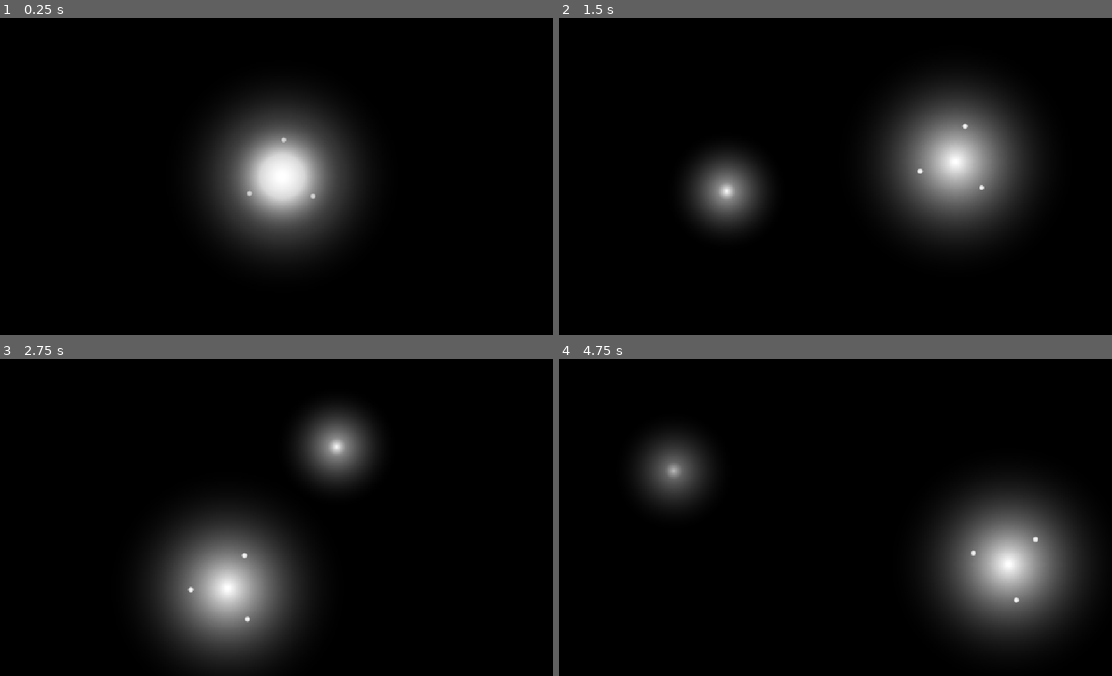
Above: before the commit, frames 1-4 (two rows, left to right).
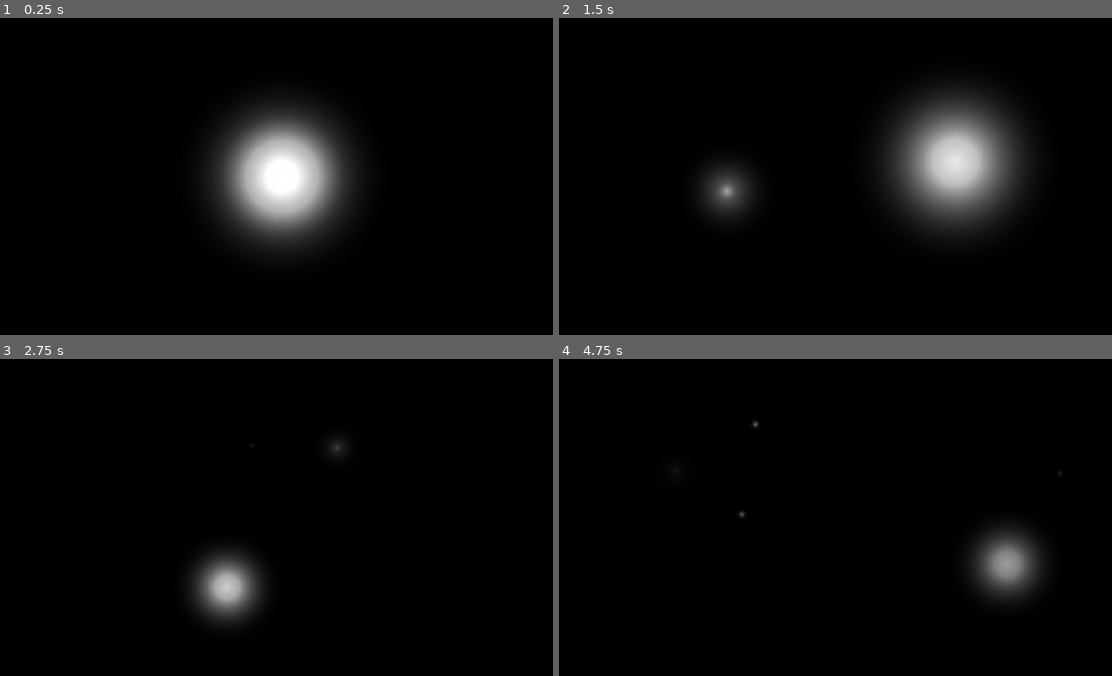
Above: after the commit, the same moments.

Repository: Auriosi/LostGame
Game: Godot game, scene res://Game.tscn
The game is run twice, just before and just after one commit, with the same random seed, the same clock (stepped at 60 frames per second) and the same inputs. Before the commit the project starts from res://player.tscn.
Inputs (mouse positions are in pixels of both pictures, inside the frame that each line leads up to):
- Up to frame 1 (0.25 s): no input
- Up to frame 2 (1.5 s): move the mouse to (962, 160) at 0.52 s; hold D 0.53-1.28 s; tap Space (Conceal, bound only after the commit) at 0.6 s; tap Mouse wheel up (Zoom In, bound only after the commit) at 0.8, 1.35 s; move the mouse to (730, 192) at 1.27 s; hold S from 1.28 s (still down)
- Up to frame 3 (2.75 s): tap Mouse wheel down (Zoom Out, bound only after the commit) at 1.55, 2.1 s; move the mouse to (337, 447) at 2.02 s; release S at 2.03 s; hold D from 2.03 s (still down); tap Space (Conceal, bound only after the commit) at 2.3 s
- Up to frame 4 (4.75 s): tap Enter at 2.75 s; move the mouse to (813, 580) at 2.77 s; release D at 2.78 s; hold W 2.78-3.53 s; tap Space (Conceal, bound only after the commit) at 2.85, 4.55 s; tap Mouse wheel up (Zoom In, bound only after the commit) at 3.05, 3.6 s; move the mouse to (1012, 565) at 3.52 s; hold A from 3.53 s (still down); tap Mouse wheel down (Zoom Out, bound only after the commit) at 3.8, 4.35 s; move the mouse to (669, 469) at 4.27 s

The runs differ from the first frame. In frame 1, 2.8% of the frame differs, in the area x 42-60%, y 34-66%; in frame 2, 2.8%; in frame 3, 14%, in the area x 27-68%, y 15-98%; in frame 4, 13%.

Commit message:
Test
I've added Aspect Animation, and Concealment

Diff:
--- /dev/null
+++ b/Aspect.tscn
@@ -0,0 +1,59 @@
+[gd_scene format=3 uid="uid://cbv62wg4caqjc"]
+
+[ext_resource type="Script" uid="uid://df4y527r1dcu4" path="res://aspect.gd" id="1_buvuw"]
+
+[sub_resource type="Gradient" id="Gradient_wbfu4"]
+colors = PackedColorArray(1, 1, 1, 1, 0, 0, 0, 0)
+
+[sub_resource type="GradientTexture2D" id="GradientTexture2D_qsuaf"]
+gradient = SubResource("Gradient_wbfu4")
+fill = 1
+fill_from = Vector2(0.5, 0.5)
+fill_to = Vector2(0.5, 1)
+
+[sub_resource type="Gradient" id="Gradient_xkndl"]
+colors = PackedColorArray(1, 1, 1, 1, 0, 0, 0, 0)
+
+[sub_resource type="GradientTexture2D" id="GradientTexture2D_wb4oo"]
+gradient = SubResource("Gradient_xkndl")
+fill = 1
+fill_from = Vector2(0.5, 0.5)
+fill_to = Vector2(0.5, 1)
+
+[sub_resource type="Gradient" id="Gradient_dw3l3"]
+offsets = PackedFloat32Array(0, 0.50555557, 1)
+colors = PackedColorArray(1, 1, 1, 0, 1, 1, 1, 0.48200002, 1, 1, 1, 0)
+
+[sub_resource type="GradientTexture1D" id="GradientTexture1D_s1fef"]
+gradient = SubResource("Gradient_dw3l3")
+width = 128
+
+[sub_resource type="CircleShape2D" id="CircleShape2D_buvuw"]
+
+[node name="Aspect" type="Node2D" unique_id=891206100]
+script = ExtResource("1_buvuw")
+
+[node name="Light" type="Sprite2D" parent="." unique_id=124056658]
+texture = SubResource("GradientTexture2D_qsuaf")
+
+[node name="PointLight2D" type="PointLight2D" parent="Light" unique_id=871393954]
+position = Vector2(0, 4)
+texture = SubResource("GradientTexture2D_wb4oo")
+
+[node name="Horizontal Light" type="Sprite2D" parent="." unique_id=1481030507]
+scale = Vector2(0.5, 0.5)
+texture = SubResource("GradientTexture1D_s1fef")
+
+[node name="Vertical Light" type="Sprite2D" parent="." unique_id=1825477331]
+rotation = 1.5707964
+scale = Vector2(0.5, 0.5)
+texture = SubResource("GradientTexture1D_s1fef")
+
+[node name="Area2D" type="Area2D" parent="." unique_id=449040268]
+
+[node name="CollisionShape2D" type="CollisionShape2D" parent="Area2D" unique_id=2083570053]
+position = Vector2(0, 1.245)
+shape = SubResource("CircleShape2D_buvuw")
+
+[connection signal="area_entered" from="Area2D" to="." method="_on_area_2d_area_entered"]
+[connection signal="area_exited" from="Area2D" to="." method="_on_area_2d_area_exited"]
--- a/Game.tscn
+++ b/Game.tscn
@@ -1,6 +1,7 @@
 [gd_scene format=3 uid="uid://cuhpq2c2toh5n"]
 
-[ext_resource type="PackedScene" uid="uid://d0nnovlwvrq2x" path="res://player.tscn" id="1_wbfu4"]
+[ext_resource type="PackedScene" uid="uid://d0nnovlwvrq2x" path="res://Player.tscn" id="1_wbfu4"]
+[ext_resource type="PackedScene" uid="uid://cbv62wg4caqjc" path="res://Aspect.tscn" id="2_xkndl"]
 
 [node name="Game" type="Node2D" unique_id=803513325]
 
@@ -8,3 +9,12 @@
 color = Color(0, 0, 0, 1)
 
 [node name="Player" parent="." unique_id=825249305 instance=ExtResource("1_wbfu4")]
+
+[node name="Aspect" parent="." unique_id=891206100 instance=ExtResource("2_xkndl")]
+position = Vector2(-699, -528)
+
+[node name="Aspect2" parent="." unique_id=1473109528 instance=ExtResource("2_xkndl")]
+position = Vector2(-749, -196)
+
+[node name="Aspect3" parent="." unique_id=1102357904 instance=ExtResource("2_xkndl")]
+position = Vector2(423, -348)
--- /dev/null
+++ b/aspect.gd
@@ -0,0 +1,43 @@
+extends Node2D
+
+var Player_In_Range = false
+
+@onready var Player = $"../Player"
+
+@onready var Light = $Light/PointLight2D
+
+@onready var Light_Image = $Light
+@onready var Hori_Light = $"Horizontal Light"
+@onready var Vert_Light = $"Vertical Light"
+
+var falloff = 3
+
+
+var flare_given = false
+
+func _ready():
+	Light.color = Color(1,1,1,randf_range(0.25, 1))
+	Light_Image.modulate = Color(1,1,1,randf_range(0.25, 1))
+	Hori_Light.modulate = Color(1,1,1,randf_range(0.25, 1))
+	Vert_Light.modulate = Color(1,1,1,randf_range(0.25, 1))
+
+func _process(delta):
+	if Player_In_Range == true:
+		if Light.energy > 0:
+			Light.energy += falloff * delta
+			falloff -= 10 * delta
+			if Light.energy < 1:
+				if flare_given == false:
+					Player.flares += 1
+					flare_given = true
+				Light_Image.modulate = Color(1,1,1,Light.energy)
+				Hori_Light.modulate = Color(1,1,1,Light.energy)
+				Vert_Light.modulate = Color(1,1,1,Light.energy)
+		else:
+			queue_free()
+
+func _on_area_2d_area_entered(_area: Area2D):
+	Player_In_Range = true
+
+func _on_area_2d_area_exited(_area: Area2D):
+	pass#Player_In_Range = false
--- a/player.gd
+++ b/player.gd
@@ -8,67 +8,100 @@
 var vertical_acceleration = 0
 var vertical_acceleration_target = 0
 
-var Mouse = Vector2(0,0)
-
-var charges = 3
-
-var Light = 1
+var mouse = Vector2(0,0)
+
+var flares = 0
+
+var flare_1_position_target = 0
+var flare_2_position_target = 0
+var flare_3_position_target = 0
+
+var flare_1_active = false
+var flare_2_active = false
+var flare_3_active = false
+
+var flare_1_fade_in = 0
+var flare_2_fade_in = 0
+var flare_3_fade_in = 0
+
+var light = 1
+
+var target_Zoom = Vector2(1,1)
+var current_Zoom = Vector2(1,1)
+
+var Conceal = false
+
+var Concealment = 1
+
+var Concealment_Slowdown = 0.25
 
 @onready var Camera = $Camera2D
 
 @onready var Flare_1 = $"Flare Ring/Flare Charge 1"
+@onready var Flare_1_Light = $"Flare Ring/Flare Charge 1/PointLight2D"
 @onready var Flare_2 = $"Flare Ring/Flare Charge 2"
+@onready var Flare_2_Light = $"Flare Ring/Flare Charge 2/PointLight2D"
 @onready var Flare_3 = $"Flare Ring/Flare Charge 3"
-
-@onready var Mouse_Light = $"Mouse Light"
+@onready var Flare_3_Light = $"Flare Ring/Flare Charge 3/PointLight2D"
+
+@onready var Player_Light = $"Player Image/Player Light"
+@onready var Mouse_Light_Image = $"Mouse Light/Light Image"
+@onready var Mouse_Light = $"Mouse Light/Light Image/Player Light"
+
+@onready var Mouse = $"Mouse Light"
+
+@onready var Mouse_Area_2D = $"Mouse Light/Mouse Area 2D"
+@onready var Interaction_Area_2D = $"Interaction Area 2D"
 
 func _process(delta):
 	_player_movement(delta)
 	_player_camera()
 	_player_charges(delta)
 	_player_mouse()
+	_player_zoom(delta)
+	_Conceal(delta)
 # Deals with the player's movement and acceleration
 func _player_movement(delta):
 	# To Determine the speed the player is going.
 	if Input.is_key_pressed(KEY_W) && Input.is_key_pressed(KEY_A):
-		vertical_speed = -2.8
-		horizontal_speed = -2.8
-		horizontal_acceleration_target = -2.8
-		vertical_acceleration_target = -2.8
+		vertical_speed = -2.8 * Concealment_Slowdown
+		horizontal_speed = -2.8 * Concealment_Slowdown
+		horizontal_acceleration_target = -2.8 * Concealment_Slowdown
+		vertical_acceleration_target = -2.8 * Concealment_Slowdown
 	if Input.is_key_pressed(KEY_A) && Input.is_key_pressed(KEY_S):
-		horizontal_speed = -2.8
-		vertical_speed = 2.8
-		horizontal_acceleration_target = -2.8
-		vertical_acceleration_target = 2.8
+		horizontal_speed = -2.8 * Concealment_Slowdown
+		vertical_speed = 2.8 * Concealment_Slowdown
+		horizontal_acceleration_target = -2.8 * Concealment_Slowdown
+		vertical_acceleration_target = 2.8 * Concealment_Slowdown
 	if Input.is_key_pressed(KEY_D) && Input.is_key_pressed(KEY_W):
-		horizontal_speed = 2.8
-		vertical_speed = -2.8
-		horizontal_acceleration_target = 2.8
-		vertical_acceleration_target = -2.8
+		horizontal_speed = 2.8 * Concealment_Slowdown
+		vertical_speed = -2.8 * Concealment_Slowdown
+		horizontal_acceleration_target = 2.8 * Concealment_Slowdown
+		vertical_acceleration_target = -2.8 * Concealment_Slowdown
 	if Input.is_key_pressed(KEY_S) && Input.is_key_pressed(KEY_D):
-		vertical_speed = 2.8
-		horizontal_speed = 2.8
-		horizontal_acceleration_target = 2.8
-		vertical_acceleration_target = 2.8
+		vertical_speed = 2.8 * Concealment_Slowdown
+		horizontal_speed = 2.8 * Concealment_Slowdown
+		horizontal_acceleration_target = 2.8 * Concealment_Slowdown
+		vertical_acceleration_target = 2.8 * Concealment_Slowdown
 	if Input.is_key_pressed(KEY_W) && Input.is_key_pressed(KEY_A) == false && Input.is_key_pressed(KEY_S) == false && Input.is_key_pressed(KEY_D) == false:
 		horizontal_speed = 0
-		vertical_speed = -4
+		vertical_speed = -4 * Concealment_Slowdown
 		horizontal_acceleration_target = 0
-		vertical_acceleration_target = -4
+		vertical_acceleration_target = -4 * Concealment_Slowdown
 	if Input.is_key_pressed(KEY_S) && Input.is_key_pressed(KEY_W) == false && Input.is_key_pressed(KEY_D) == false && Input.is_key_pressed(KEY_A) == false:
 		horizontal_speed = 0
-		vertical_speed = 4
+		vertical_speed = 4 * Concealment_Slowdown
 		horizontal_acceleration_target = 0
-		vertical_acceleration_target = 4
+		vertical_acceleration_target = 4 * Concealment_Slowdown
 	if Input.is_key_pressed(KEY_A) && Input.is_key_pressed(KEY_W) == false && Input.is_key_pressed(KEY_S) == false && Input.is_key_pressed(KEY_D) == false:
-		horizontal_speed = -4
+		horizontal_speed = -4 * Concealment_Slowdown
 		vertical_speed = 0
-		horizontal_acceleration_target = -4
+		horizontal_acceleration_target = -4 * Concealment_Slowdown
 		vertical_acceleration_target = 0
 	if Input.is_key_pressed(KEY_D) && Input.is_key_pressed(KEY_W) == false && Input.is_key_pressed(KEY_S) == false && Input.is_key_pressed(KEY_A) == false:
-		horizontal_speed = 4
+		horizontal_speed = 4 * Concealment_Slowdown
 		vertical_speed = 0
-		horizontal_acceleration_target = 4
+		horizontal_acceleration_target = 4 * Concealment_Slowdown
 		vertical_acceleration_target = 0
 	if Input.is_key_pressed(KEY_W) == false && Input.is_key_pressed(KEY_A) == false && Input.is_key_pressed(KEY_S) == false && Input.is_key_pressed(KEY_D) == false:
 		horizontal_speed = 0
@@ -77,60 +110,148 @@
 		vertical_acceleration_target = 0
 	# To calculate the speed and acceleration the player will use.
 	if horizontal_acceleration_target > 0:
-		horizontal_acceleration += horizontal_speed * delta * 2
+		horizontal_acceleration += horizontal_speed * delta * 2 * Concealment_Slowdown
 		if horizontal_acceleration > horizontal_acceleration_target:
 			horizontal_acceleration -= horizontal_speed * delta * 2
 	if horizontal_acceleration_target < 0:
-		horizontal_acceleration += horizontal_speed * delta * 2
+		horizontal_acceleration += horizontal_speed * delta * 2 * Concealment_Slowdown
 		if horizontal_acceleration < horizontal_acceleration_target:
 			horizontal_acceleration -= horizontal_speed * delta * 2
 	if horizontal_acceleration_target == 0:
 		if horizontal_acceleration > 0:
-			horizontal_acceleration -= horizontal_acceleration * delta
+			horizontal_acceleration -= horizontal_acceleration * delta * 2
 		if horizontal_acceleration < 0:
-			horizontal_acceleration += abs(horizontal_acceleration) * delta
+			horizontal_acceleration += abs(horizontal_acceleration) * delta * 2
 	if vertical_acceleration_target > 0:
-		vertical_acceleration += vertical_speed * delta * 2
+		vertical_acceleration += vertical_speed * delta * 2 * Concealment_Slowdown
 		if vertical_acceleration > vertical_acceleration_target:
 			vertical_acceleration -= vertical_speed * delta * 2
 	if vertical_acceleration_target < 0:
-		vertical_acceleration += vertical_speed * delta * 2
+		vertical_acceleration += vertical_speed * delta * 2 * Concealment_Slowdown
 		if vertical_acceleration < vertical_acceleration_target:
 			vertical_acceleration -= vertical_speed * delta * 2
 	if vertical_acceleration_target == 0:
 		if vertical_acceleration > 0:
-			vertical_acceleration -= vertical_acceleration * delta
+			vertical_acceleration -= vertical_acceleration * delta * 2
 		if vertical_acceleration < 0:
-			vertical_acceleration += abs(horizontal_acceleration) * delta
+			vertical_acceleration += abs(horizontal_acceleration) * delta * 2
 	# Attaching acceleration to player position
 	position.x += horizontal_acceleration
 	position.y += vertical_acceleration
 # Deals with the player's camera
 func _player_camera():
-	Mouse = get_global_mouse_position()
-	Camera.position.x = ( (Mouse.x - position.x) / 2)
-	Camera.position.y = ( (Mouse.y - position.y) / 2)
+	mouse = get_global_mouse_position()
+	Camera.position.x = ( (mouse.x - position.x) / 2)
+	Camera.position.y = ( (mouse.y - position.y) / 2)
 # Deals with the light charge animation
 func _player_charges(delta):
-	$"Flare Ring".rotation_degrees += 10 * delta
-	if charges == 1:
+	$"Flare Ring".rotation_degrees += 30 * delta
+	if flares == 1:
 		Flare_1.visible = true
 		Flare_2.visible = false
 		Flare_3.visible = false
-	if charges == 2:
+		if Conceal == false:
+			flare_1_active = true
+	if flares == 2:
+		flare_2_position_target = Vector2(0, 75)
+		Flare_2.position = flare_2_position_target
 		Flare_1.visible = true
 		Flare_2.visible = true
 		Flare_3.visible = false
-	if charges == 3:
+		if Conceal == false:
+			flare_1_active = true
+			flare_2_active = true
+	if flares == 3:
+		flare_2_position_target = Vector2(-65, 37.5)
+		flare_3_position_target = Vector2(65, 37.5)
+		if Flare_2.position != flare_2_position_target:
+			Flare_2.position -= ( (Flare_2.position - flare_2_position_target) ) * delta
 		Flare_1.visible = true
 		Flare_2.visible = true
 		Flare_3.visible = true
+		if Conceal == false:
+			flare_1_active = true
+			flare_2_active = true
+			flare_3_active = true
+	if flare_1_active == true:
+		if flare_1_fade_in < 1:
+			Flare_1.modulate = Color(1,1,1,flare_1_fade_in)
+			Flare_1_Light.color = Color(1,1,1,flare_1_fade_in)
+			flare_1_fade_in += 1 * delta
+	elif flare_1_active == false:
+		if flare_1_fade_in > 0:
+			Flare_1.modulate = Color(1,1,1,flare_1_fade_in)
+			Flare_1_Light.color = Color(1,1,1,flare_1_fade_in)
+			flare_1_fade_in -= 5 * delta
+	if flare_2_active == true:
+		if flare_2_fade_in < 1:
+			Flare_2.modulate = Color(1,1,1,flare_2_fade_in)
+			Flare_2_Light.color = Color(1,1,1,flare_2_fade_in)
+			flare_2_fade_in += 1 * delta
+	elif flare_2_active == false:
+		if flare_2_fade_in > 0:
+			Flare_2.modulate = Color(1,1,1,flare_2_fade_in)
+			Flare_2_Light.color = Color(1,1,1,flare_2_fade_in)
+			flare_2_fade_in -= 5 * delta
+	if flare_3_active == true:
+		if flare_3_fade_in < 1:
+			Flare_3.modulate = Color(1,1,1,flare_3_fade_in)
+			Flare_3_Light.color = Color(1,1,1,flare_3_fade_in)
+			flare_3_fade_in += 1 * delta
+	elif flare_3_active == false:
+		if flare_3_fade_in > 0:
+			Flare_3.modulate = Color(1,1,1,flare_3_fade_in)
+			Flare_3_Light.color = Color(1,1,1,flare_3_fade_in)
+			flare_3_fade_in -= 5 * delta
 # Deals with the player's mouse light
 func _player_mouse():
-	print(1000 / abs(Mouse.x - position.x))
-	Light = 500 / abs(Mouse.x - position.x)
-	if Light > 1:
-		Mouse_Light.modulate = Color(1,1,1,1)
+	light = 500 / (abs(mouse.x - position.x) + abs(mouse.y - position.y) )
+	if light > 1:
+		Mouse.modulate = Color(1,1,1,1)
 	else:
-		Mouse_Light.modulate = Color(1,1,1,Light)
-	Mouse_Light.position = get_global_mouse_position() - position
+		Mouse.modulate = Color(1,1,1,light)
+	Mouse.position = get_global_mouse_position() - position
+# Deals with the player's zoom mechanic
+func _player_zoom(delta):
+	if Input.is_action_just_pressed("Zoom Out"):
+		if target_Zoom.x > 0.25:
+			target_Zoom += Vector2(-0.25,-0.25)
+	if Input.is_action_just_pressed("Zoom In"):
+		if target_Zoom.x < 1:
+			target_Zoom += Vector2(0.25,0.25)
+	if current_Zoom > target_Zoom:
+		current_Zoom += (target_Zoom - current_Zoom) * delta * 4
+	elif current_Zoom < target_Zoom:
+		current_Zoom += (target_Zoom - current_Zoom) * delta * 4
+	Camera.zoom = current_Zoom
+# Deals with the player's conceal mechanic
+func _Conceal(delta):
+	if Input.is_action_just_pressed("Conceal"):
+		Conceal = true
+	if Input.is_action_just_released("Conceal"):
+		Conceal = false
+	if Conceal == true:
+		if Concealment_Slowdown > 0.125:
+			Concealment_Slowdown -= 1 * delta
+		else:
+			Concealment_Slowdown = 0.125
+		if Concealment > 0:
+			Concealment -= 5 * delta
+			Mouse_Light_Image.modulate = Color(1,1,1,Concealment)
+			Mouse_Light.color = Color(1,1,1,Concealment)
+			Player_Light.color = Color(1,1,1,Concealment + 0.05)
+		else:
+			Concealment = 0
+		flare_1_active = false
+		flare_2_active = false
+		flare_3_active = false
+	if Conceal == false:
+		if Concealment_Slowdown < 1:
+			Concealment_Slowdown += 1 * delta
+		else:
+			Concealment_Slowdown = 1
+		if Concealment < 1:
+			Concealment += 0.25 * delta
+			Mouse_Light_Image.modulate = Color(1,1,1,Concealment)
+			Mouse_Light.color = Color(1,1,1,Concealment)
+			Player_Light.color = Color(1,1,1,Concealment + 0.05)
--- a/player.tscn
+++ b/player.tscn
@@ -3,8 +3,8 @@
 [ext_resource type="Script" uid="uid://cx7p6xdk07jnc" path="res://player.gd" id="1_4flbx"]
 
 [sub_resource type="Gradient" id="Gradient_onrkg"]
-offsets = PackedFloat32Array(0, 0.006024096, 1)
-colors = PackedColorArray(1, 1, 1, 1, 0.5120482, 0.5120482, 0.5120482, 1, 0, 0, 0, 0)
+offsets = PackedFloat32Array(0, 0.18072289, 1)
+colors = PackedColorArray(1, 1, 1, 1, 1, 1, 1, 1, 0, 0, 0, 0)
 
 [sub_resource type="GradientTexture2D" id="GradientTexture2D_xkndl"]
 gradient = SubResource("Gradient_onrkg")
@@ -14,13 +14,34 @@
 fill_from = Vector2(0.5, 0.5)
 fill_to = Vector2(1, 0.5)
 
+[sub_resource type="Gradient" id="Gradient_i3pqv"]
+colors = PackedColorArray(1, 1, 1, 1, 1, 1, 1, 0)
+
+[sub_resource type="GradientTexture2D" id="GradientTexture2D_wb4oo"]
+gradient = SubResource("Gradient_i3pqv")
+width = 512
+height = 512
+fill = 1
+fill_from = Vector2(0.5, 0.5)
+fill_to = Vector2(1, 0.5)
+
 [sub_resource type="Gradient" id="Gradient_sweqy"]
 interpolation_color_space = 1
-offsets = PackedFloat32Array(0, 0.12650603, 0.20481928)
-colors = PackedColorArray(1, 1, 1, 1, 0.90235436, 0.90235436, 0.90235436, 0.7920792, 0, 0, 0, 0)
+offsets = PackedFloat32Array(0, 0.53614455, 1)
+colors = PackedColorArray(1, 1, 1, 1, 0.36305904, 0.36305904, 0.36305904, 0.10843372, 0, 0, 0, 0)
 
 [sub_resource type="GradientTexture2D" id="GradientTexture2D_u44n3"]
 gradient = SubResource("Gradient_sweqy")
+fill = 1
+fill_from = Vector2(0.5, 0.5)
+fill_to = Vector2(1, 0.5)
+
+[sub_resource type="Gradient" id="Gradient_2hs0m"]
+offsets = PackedFloat32Array(0, 0.19879518, 1)
+colors = PackedColorArray(1, 1, 1, 1, 1, 1, 1, 0.30722892, 1, 1, 1, 0)
+
+[sub_resource type="GradientTexture2D" id="GradientTexture2D_s1fef"]
+gradient = SubResource("Gradient_2hs0m")
 fill = 1
 fill_from = Vector2(0.5, 0.5)
 fill_to = Vector2(1, 0.5)
@@ -37,54 +58,128 @@
 fill_from = Vector2(0.5, 0.5)
 fill_to = Vector2(1, 0.5)
 
-[sub_resource type="Gradient" id="Gradient_hqtel"]
-colors = PackedColorArray(1, 1, 1, 1, 0, 0, 0, 1)
+[sub_resource type="Gradient" id="Gradient_1jxqw"]
+colors = PackedColorArray(1, 1, 1, 1, 1, 1, 1, 0)
 
-[sub_resource type="GradientTexture2D" id="GradientTexture2D_wb4oo"]
-gradient = SubResource("Gradient_hqtel")
-width = 512
-height = 512
+[sub_resource type="GradientTexture2D" id="GradientTexture2D_1jxqw"]
+gradient = SubResource("Gradient_1jxqw")
+width = 256
+height = 256
 fill = 1
 fill_from = Vector2(0.5, 0.5)
 fill_to = Vector2(1, 0.5)
 
+[sub_resource type="CircleShape2D" id="CircleShape2D_s1fef"]
+radius = 19.026299
+
+[sub_resource type="Gradient" id="Gradient_hqtel"]
+colors = PackedColorArray(0, 0, 0, 0, 0, 0, 0, 0.8)
+
+[sub_resource type="GradientTexture2D" id="GradientTexture2D_bowr3"]
+gradient = SubResource("Gradient_hqtel")
+width = 1024
+height = 1024
+fill = 1
+fill_from = Vector2(0.5, 0.5)
+fill_to = Vector2(0.5, 1)
+
+[sub_resource type="CircleShape2D" id="CircleShape2D_khhxn"]
+radius = 214.23819
+
 [node name="Player" type="Node2D" unique_id=825249305]
+z_index = 1
 script = ExtResource("1_4flbx")
 
 [node name="Player Image" type="Sprite2D" parent="." unique_id=935549269]
+z_index = 1
 texture = SubResource("GradientTexture2D_xkndl")
 
+[node name="Player Light" type="PointLight2D" parent="Player Image" unique_id=536030114]
+z_index = 1
+texture = SubResource("GradientTexture2D_wb4oo")
+
 [node name="Camera2D" type="Camera2D" parent="." unique_id=1172262349]
+z_index = 1
 
 [node name="Flare Ring" type="Node2D" parent="." unique_id=1010446183]
+z_index = 1
 
 [node name="Flare Charge 1" type="Node2D" parent="Flare Ring" unique_id=1520632793]
+modulate = Color(1, 1, 1, 0)
+z_index = 1
 position = Vector2(0, -75)
 
 [node name="Charge Image" type="Sprite2D" parent="Flare Ring/Flare Charge 1" unique_id=335182790]
+z_index = 1
 rotation = 0.7853982
 texture = SubResource("GradientTexture2D_u44n3")
 
+[node name="PointLight2D" type="PointLight2D" parent="Flare Ring/Flare Charge 1" unique_id=83699161]
+z_index = 1
+color = Color(1, 1, 1, 0)
+texture = SubResource("GradientTexture2D_s1fef")
+
 [node name="Flare Charge 2" type="Node2D" parent="Flare Ring" unique_id=2124020871]
-position = Vector2(-65, 37.5)
+visible = false
+modulate = Color(1, 1, 1, 0)
+z_index = 1
+position = Vector2(0, 75)
 rotation = -0.58119464
 
-[node name="Charge Image" type="Sprite2D" parent="Flare Ring/Flare Charge 2" unique_id=470305762]
+[node name="Charge Image" type="Sprite2D" parent="Flare Ring/Flare Charge 2" unique_id=206910628]
+z_index = 1
 rotation = 0.7853982
 texture = SubResource("GradientTexture2D_u44n3")
 
+[node name="PointLight2D" type="PointLight2D" parent="Flare Ring/Flare Charge 2" unique_id=962853894]
+z_index = 1
+color = Color(1, 1, 1, 0)
+texture = SubResource("GradientTexture2D_s1fef")
+
 [node name="Flare Charge 3" type="Node2D" parent="Flare Ring" unique_id=809559462]
+visible = false
+modulate = Color(1, 1, 1, 0)
+z_index = 1
 position = Vector2(65, 37.5)
 rotation = 0.58119464
 
-[node name="Charge Image" type="Sprite2D" parent="Flare Ring/Flare Charge 3" unique_id=365877454]
+[node name="Charge Image" type="Sprite2D" parent="Flare Ring/Flare Charge 3" unique_id=1673811012]
+z_index = 1
 rotation = 0.7853982
 texture = SubResource("GradientTexture2D_u44n3")
 
+[node name="PointLight2D" type="PointLight2D" parent="Flare Ring/Flare Charge 3" unique_id=336988212]
+z_index = 1
+color = Color(1, 1, 1, 0)
+texture = SubResource("GradientTexture2D_s1fef")
+
 [node name="Mouse Light" type="Node2D" parent="." unique_id=1659381829]
+z_index = 1
 
 [node name="Light Image" type="Sprite2D" parent="Mouse Light" unique_id=1585806228]
+z_index = 1
 texture = SubResource("GradientTexture2D_4flbx")
 
-[node name="Player Light" type="PointLight2D" parent="." unique_id=536030114]
-texture = SubResource("GradientTexture2D_wb4oo")
+[node name="Player Light" type="PointLight2D" parent="Mouse Light/Light Image" unique_id=1526691493]
+z_index = 1
+texture = SubResource("GradientTexture2D_1jxqw")
+
+[node name="Mouse Area 2D" type="Area2D" parent="Mouse Light" unique_id=1357471347]
+collision_layer = 2
+collision_mask = 2
+
+[node name="CollisionShape2D" type="CollisionShape2D" parent="Mouse Light/Mouse Area 2D" unique_id=1270767235]
+shape = SubResource("CircleShape2D_s1fef")
+
+[node name="Fog" type="Node2D" parent="." unique_id=1800945353]
+z_index = 1
+
+[node name="Sprite2D" type="Sprite2D" parent="Fog" unique_id=969185726]
+z_index = 1
+scale = Vector2(10, 10)
+texture = SubResource("GradientTexture2D_bowr3")
+
+[node name="Interaction Area 2D" type="Area2D" parent="." unique_id=1582365523]
+
+[node name="CollisionShape2D" type="CollisionShape2D" parent="Interaction Area 2D" unique_id=1875942621]
+shape = SubResource("CircleShape2D_khhxn")
--- a/project.godot
+++ b/project.godot
@@ -11,7 +11,7 @@
 [application]
 
 config/name="Lost"
-run/main_scene="uid://d0nnovlwvrq2x"
+run/main_scene="uid://cuhpq2c2toh5n"
 config/features=PackedStringArray("4.7", "Mobile")
 config/icon="res://icon.svg"
 
@@ -19,6 +19,24 @@
 
 window/stretch/mode="canvas_items"
 window/stretch/aspect="expand"
+
+[input]
+
+"Zoom In"={
+"deadzone": 0.2,
+"events": [Object(InputEventMouseButton,"resource_local_to_scene":false,"resource_name":"","device":-1,"window_id":0,"alt_pressed":false,"shift_pressed":false,"ctrl_pressed":false,"meta_pressed":false,"button_mask":8,"position":Vector2(280, 25),"global_position":Vector2(289, 73),"factor":1.0,"button_index":4,"canceled":false,"pressed":true,"double_click":false,"script":null)
+]
+}
+"Zoom Out"={
+"deadzone": 0.2,
+"events": [null, Object(InputEventMouseButton,"resource_local_to_scene":false,"resource_name":"","device":-1,"window_id":0,"alt_pressed":false,"shift_pressed":false,"ctrl_pressed":false,"meta_pressed":false,"button_mask":16,"position":Vector2(367, 13),"global_position":Vector2(376, 61),"factor":1.0,"button_index":5,"canceled":false,"pressed":true,"double_click":false,"script":null)
+]
+}
+Conceal={
+"deadzone": 0.2,
+"events": [Object(InputEventKey,"resource_local_to_scene":false,"resource_name":"","device":-1,"window_id":0,"alt_pressed":false,"shift_pressed":false,"ctrl_pressed":false,"meta_pressed":false,"pressed":false,"keycode":0,"physical_keycode":32,"key_label":0,"unicode":32,"location":0,"echo":false,"script":null)
+]
+}
 
 [physics]
 
Not shown, added: aspect.gd.uid
Not shown, added: Player.tscn7621329529.tmp
